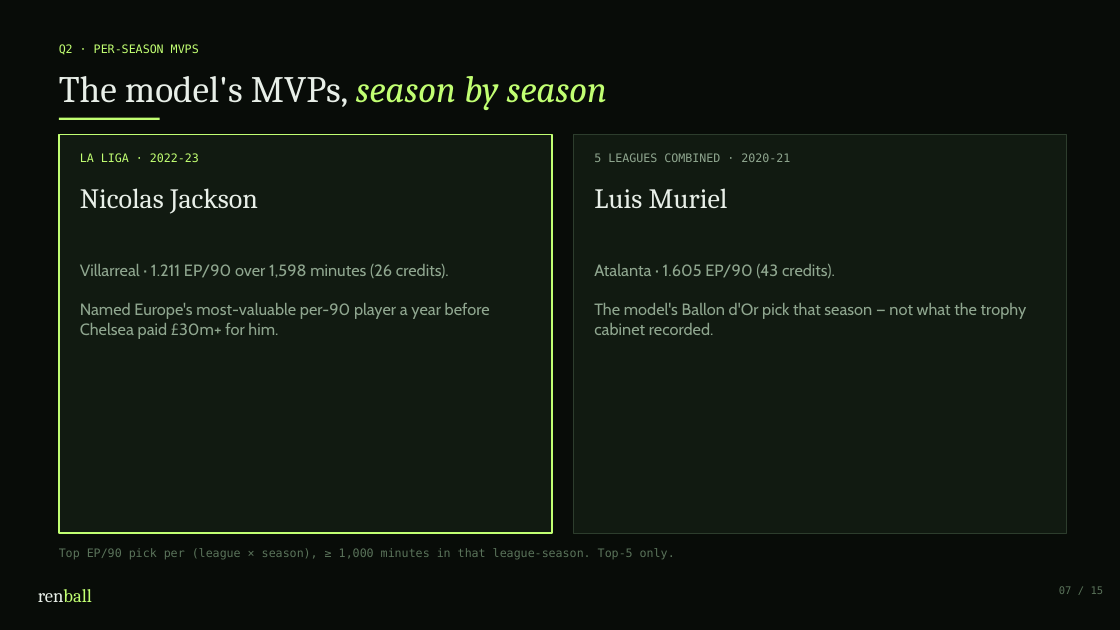
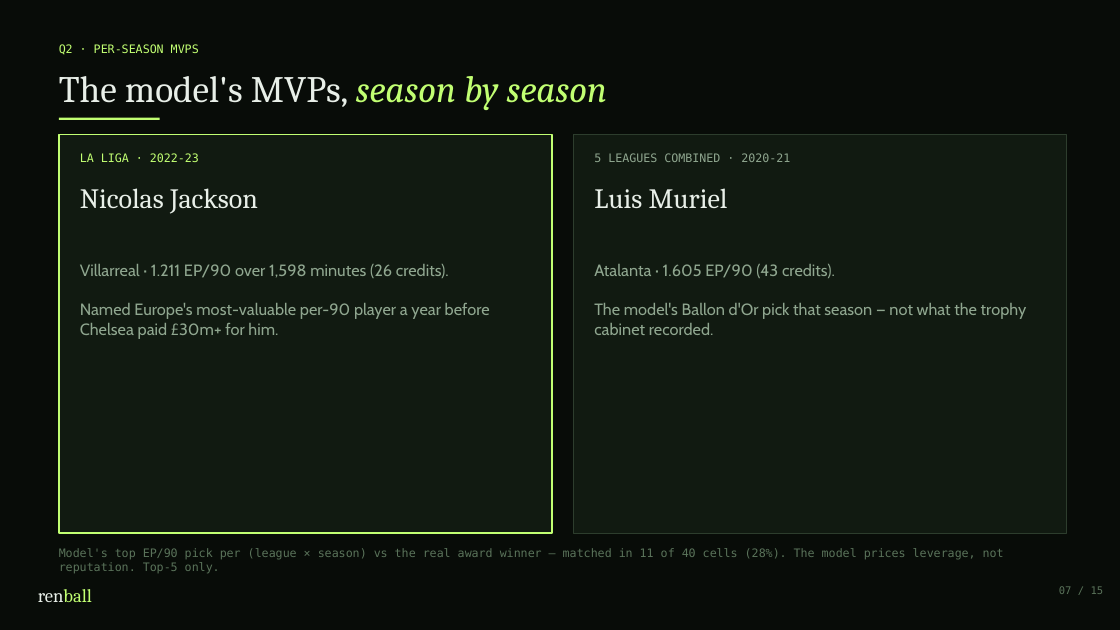
Before and after one commit to koeymenc/renball, a slide deck: slide 7 of projects/03-true-contributors/slides.pptx. Drawn at 1120x630 pixels with LibreOffice and Linux fonts; fonts in the diff are those of the drawing. Boxes give left, top, right and bottom in pixels: in the first picture for what was removed or moved away, otherwise in the second. Text is boxed around its words. In the diff, an @@ line names an element or a change of style, - is before the commit and + after.

```diff
--- a/projects/03-true-contributors/slides.pptx
+++ b/projects/03-true-contributors/slides.pptx
@@ text at (x1=59, y1=548, x2=1004, y2=574): text changed @@
-Top EP/90 pick per (league × season), ≥ 1,000 minutes in that league-season. Top-5 only.
+Model's top EP/90 pick per (league × season) vs the real award winner — matched in 11 of 40 cells (28%). The model prices leverage, not reputation. Top-5 only.
```
Also in this commit, not shown: 1 other slide changed, 13 other files.
